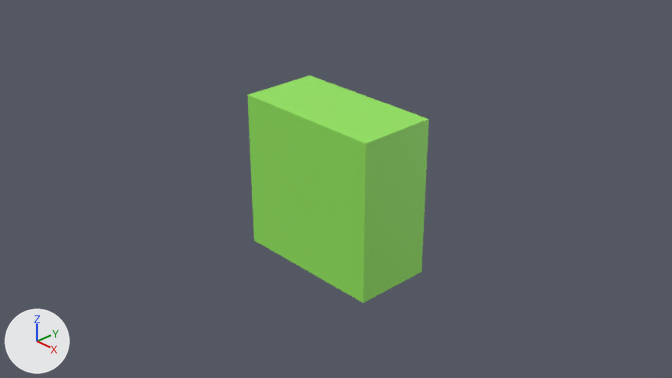
Two versions of the Blender file assets/models/tingo/Blender/Pelvis.blend, one commit apart.
The view is the same before and after, from the file's camera 'Camera'. Lighting does not change. The marker at lower left points along +X, +Y and +Z. The first picture is the older version.
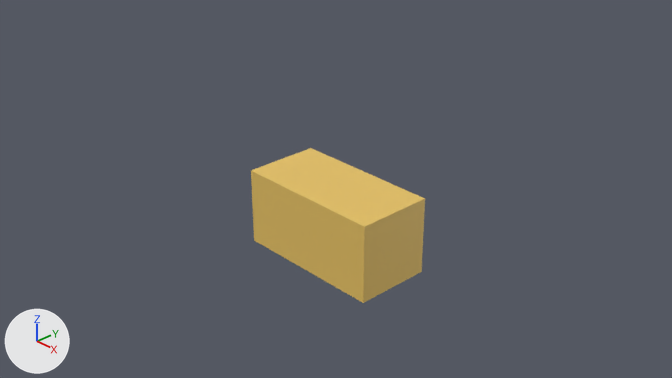
Where the newer file only moved an object's origin or applied its transform, the numbers keep the older frame.

Edits to the bpy script that builds the scene:
```text
Change mat_material:
    mat_material.base_color: (0.296, 0.8, 0.109) -> (0.799, 0.539, 0.125)  # green #94e75d -> yellow #e7c263
Change me_cube:
    used by ob_cube; location = (0.0, 0.0, 0.0); scale = (1.0, 0.5, 1.0)
    remove me_cube.from_pydata(...)  # 8 vertices, 6 faces; spans x -1.0..1.0, y -1.0..1.0, z -1.0..1.0
    add me_cube.from_pydata(...)  # 8 vertices, 6 faces; spans x -1.0..1.0, y -1.0..1.0, z -1.0..0.0
    me_cube part 1: the whole mesh is scaled about its middle by (1, 1, 0.5), then moved by (0.0, 0.0, -0.5)
```

Location of each change, [x1, y1, x2, y2] in pixels of the pictures (672 x 378 px):
'Cube', recoloured, moved, rescaled (green to yellow, 32% shorter)
    before: [248, 76, 429, 303]
    after: [251, 148, 425, 303]
